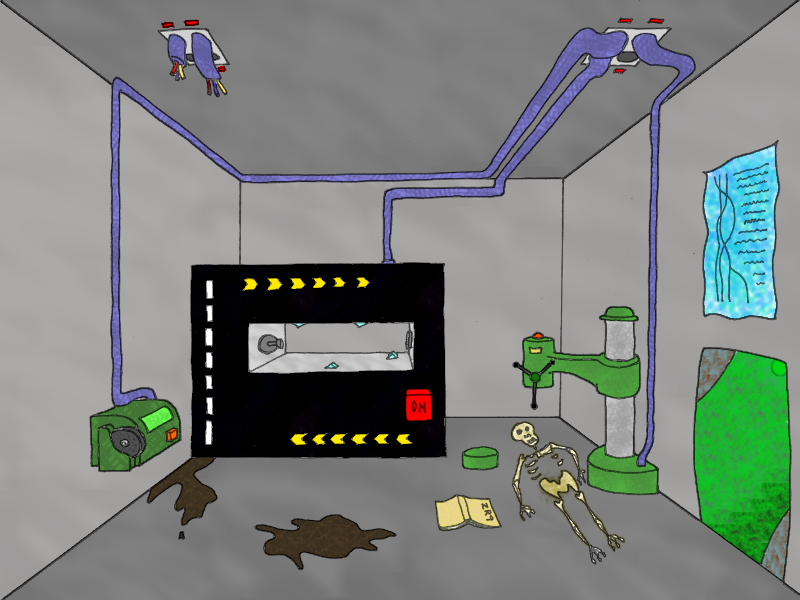
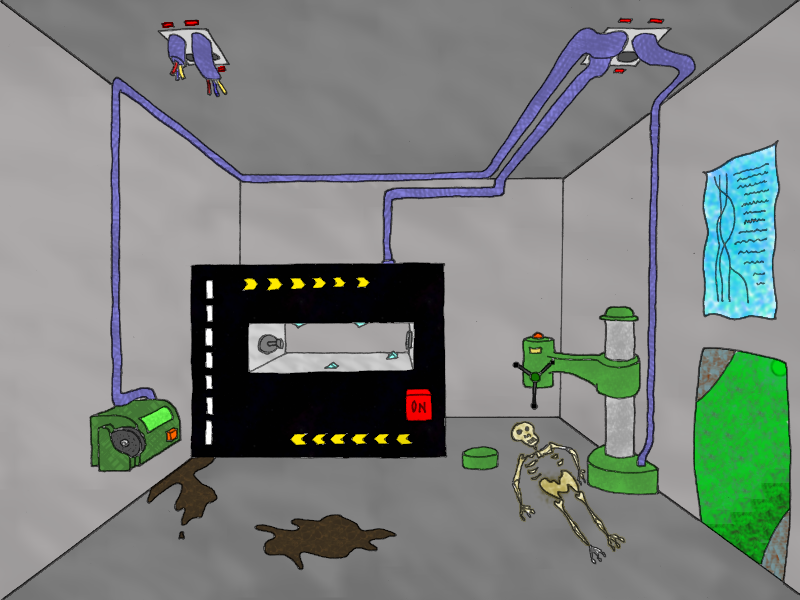
Two versions of the same layered image (800px x 600px). Layer-by-layer changes:
hid "book" over box(436, 496, 500, 531)
moved "walls" above "welder back 1" over box(285, 392, 616, 600)
moved "welder back 1" above "welder back 2" over box(318, 396, 446, 458)
moved "welder back 2" above "laser innards (pattern)" over box(318, 396, 446, 458)
moved "floor & ceiling (pattern)" above "floor & ceiling", painted on it over box(285, 392, 616, 600)
moved "floor & ceiling" above "Background", painted on it over box(285, 392, 616, 600)
painted on "Background" over box(433, 493, 503, 532)
